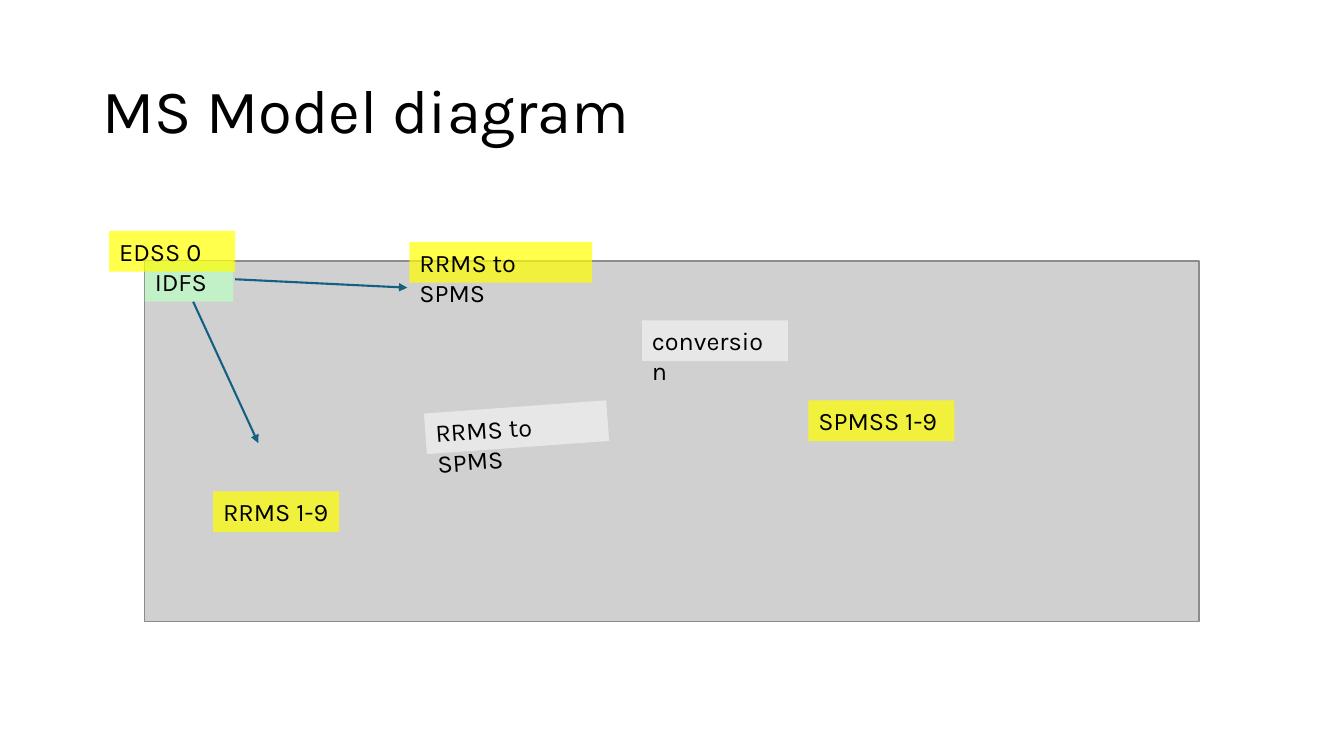
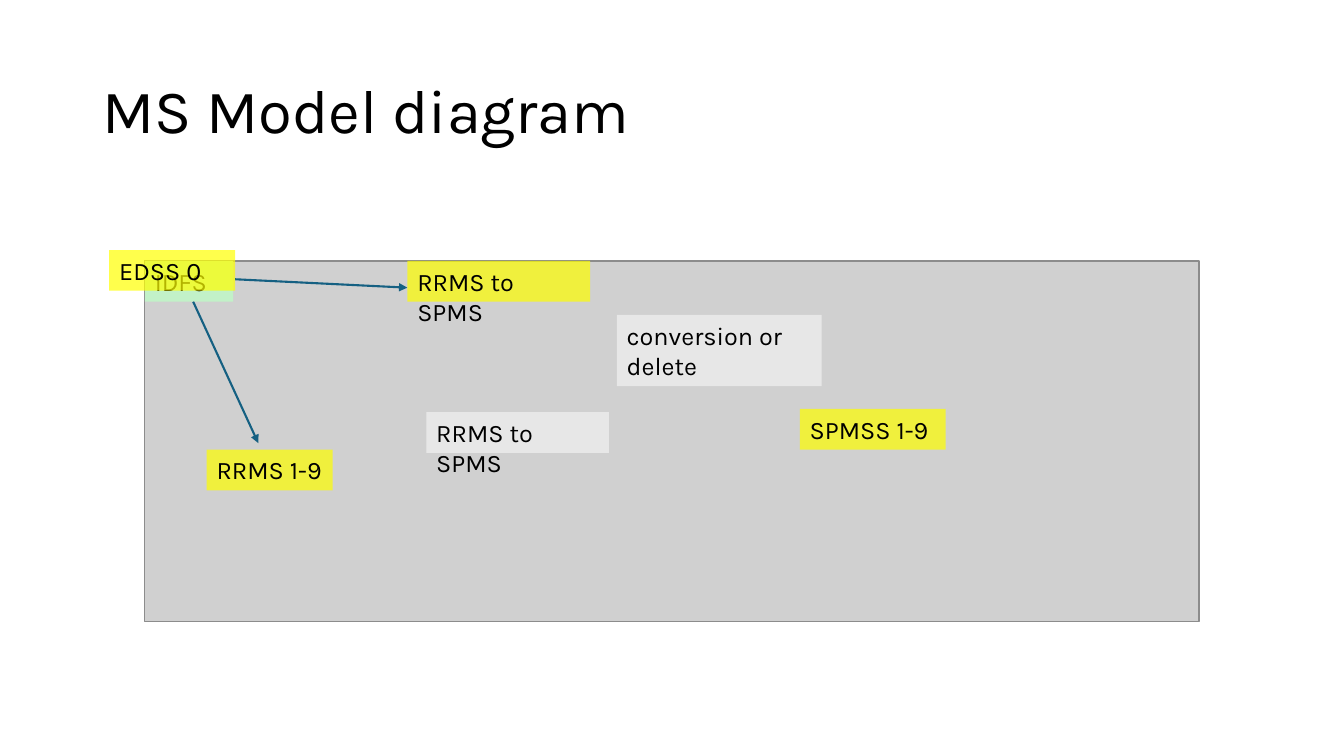
Before and after one commit to daysNmake/msdes, a slide deck: slide 7 of Model adapted from EBC.pptx. Drawn at 1344x756 pixels with LibreOffice and Linux fonts; fonts in the diff are those of the drawing; grey boxes stand for pictures. Boxes give left, top, right and bottom in pixels: in the first picture for what was removed or moved away, otherwise in the second. Text is boxed around its words. In the diff, an @@ line names an element or a change of style, - is before the commit and + after.

Commit message:
adapting EBC model.

```diff
--- a/Model adapted from EBC.pptx
+++ b/Model adapted from EBC.pptx
@@ rectangle "EDSS 0": place and size @@
-rectangle "EDSS 0" at (109, 231, 235, 271)
+rectangle "EDSS 0" at (109, 250, 235, 290)
@@ rectangle "RRMS to SPMS": place and size @@
-rectangle "RRMS to SPMS" at (409, 242, 592, 282)
+rectangle "RRMS to SPMS" at (407, 261, 590, 301)
@@ rectangle "conversion or": place and size @@
-rectangle "conversion or" at (642, 321, 788, 361)
+rectangle "conversion or" at (617, 315, 822, 386)
@@ text in rectangle at (627, 327, 782, 376): text changed @@
-conversion
+conversion or
+delete
@@ rectangle "RRMS to SPMS" at (426, 412, 609, 453): rotation 355 to 0 degrees @@
@@ rectangle "SPMSS 1-9": place and size @@
-rectangle "SPMSS 1-9" at (809, 400, 955, 441)
+rectangle "SPMSS 1-9" at (800, 409, 946, 450)
@@ rectangle "RRMS 1-9": place and size @@
-rectangle "RRMS 1-9" at (213, 492, 339, 532)
+rectangle "RRMS 1-9" at (207, 450, 333, 490)
```
Also in this commit, not shown: 5 other slides changed, 1 slide added, 1 other file.
